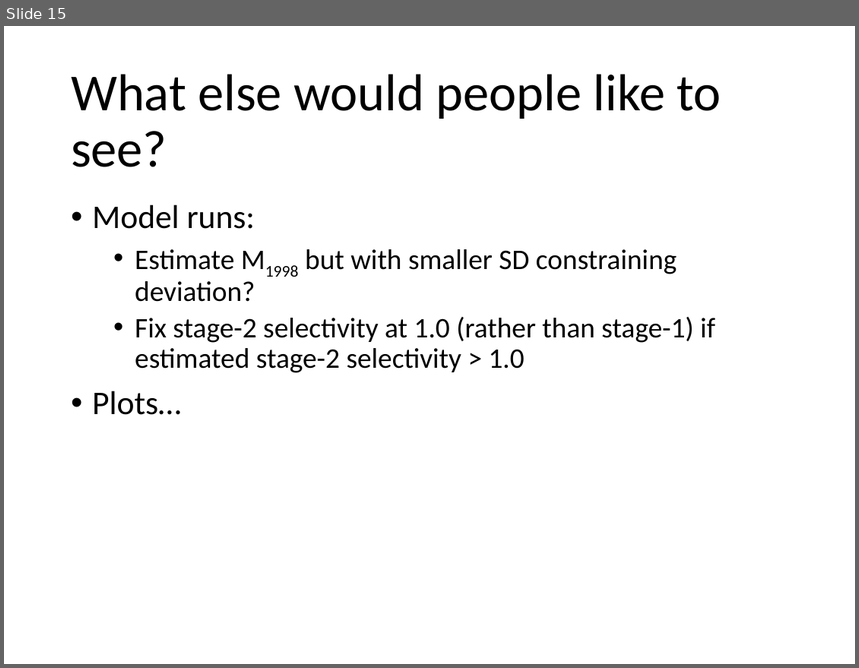
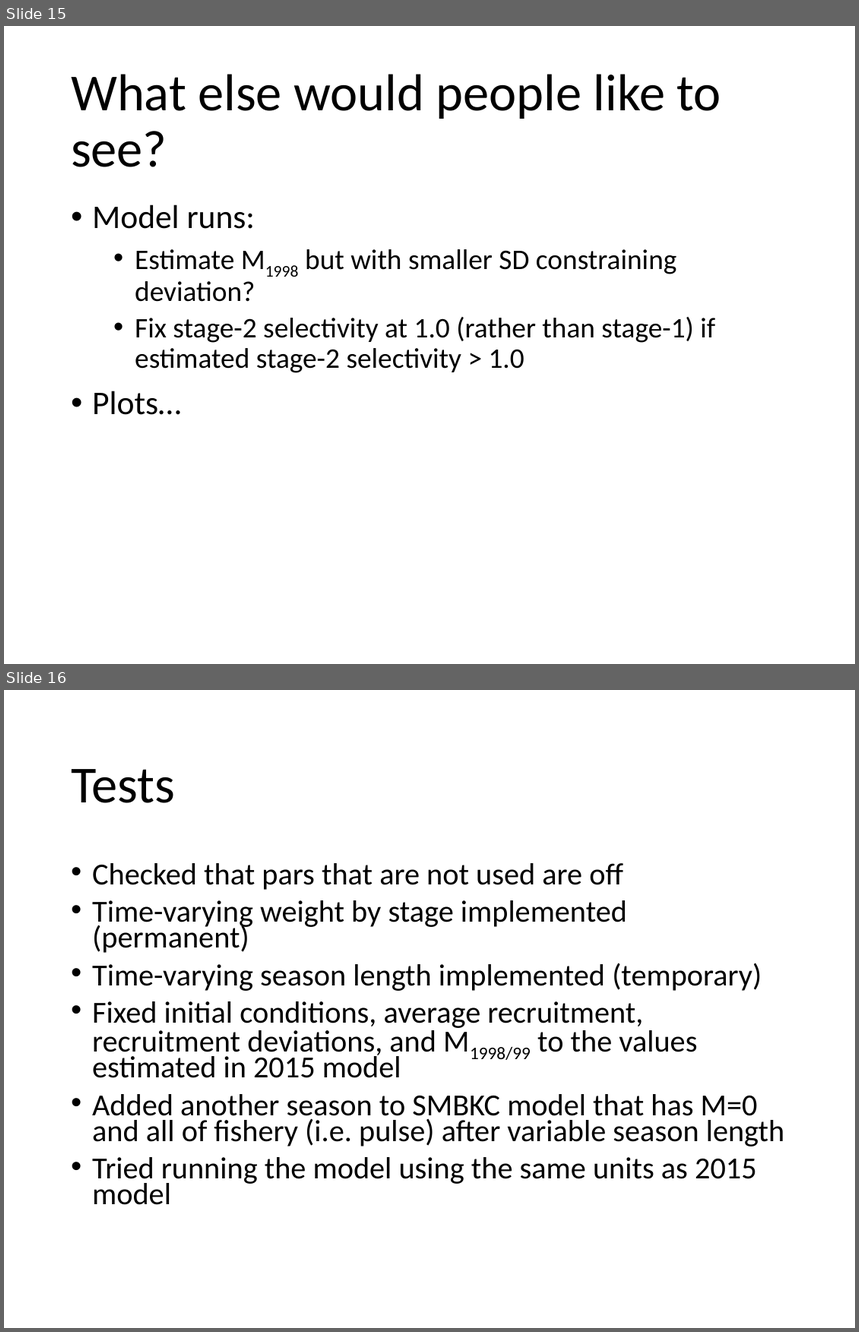
Before and after one commit to seacode/gmacs, a slide deck: docs/smbkc/smbkc.pptx. Shown one above the other, each under a label of ours: slide 15 before the commit, slides 15 and 16 after it. The pictures are 859x668 and 859x1332 pixels, drawn with LibreOffice and Linux fonts; fonts in the diff are those of the drawing. Boxes give left, top, right and bottom in pixels: in the first picture for what was removed or moved away, otherwise in the second. Text is boxed around its words. In the diff, an @@ line names an element or a change of style, - is before the commit and + after.

```diff
--- a/docs/smbkc/smbkc.pptx
+++ b/docs/smbkc/smbkc.pptx
@@ slide 16 added at (4, 690, 855, 1328), background #FFFFFF @@
@@ title added at (71, 769, 175, 803), 44 pt, text #000000 @@
+Tests
@@ text added at (92, 863, 785, 1205), 25.9 pt, text #000000 @@
+• Checked that pars that are not used are off
+• Time-varying weight by stage implemented (permanent)
+• Time-varying season length implemented (temporary)
+• Fixed initial conditions, average recruitment, recruitment deviations, and M1998/99 to the values estimated in 2015 model
+• Added another season to SMBKC model that has M=0 and all of fishery (i.e. pulse) after variable season length
+• Tried running the model using the same units as 2015 model
```
Also in this commit, not shown: 2 other slides added, 48 other files.
